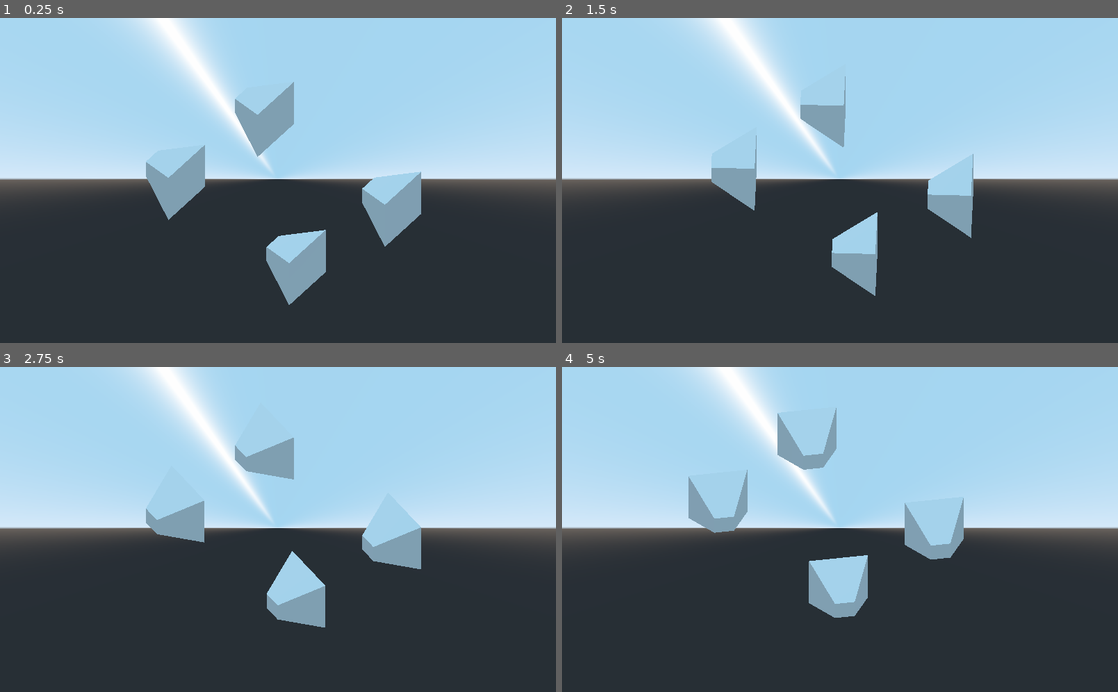
Above: before the commit, frames 1-4 (two rows, left to right).
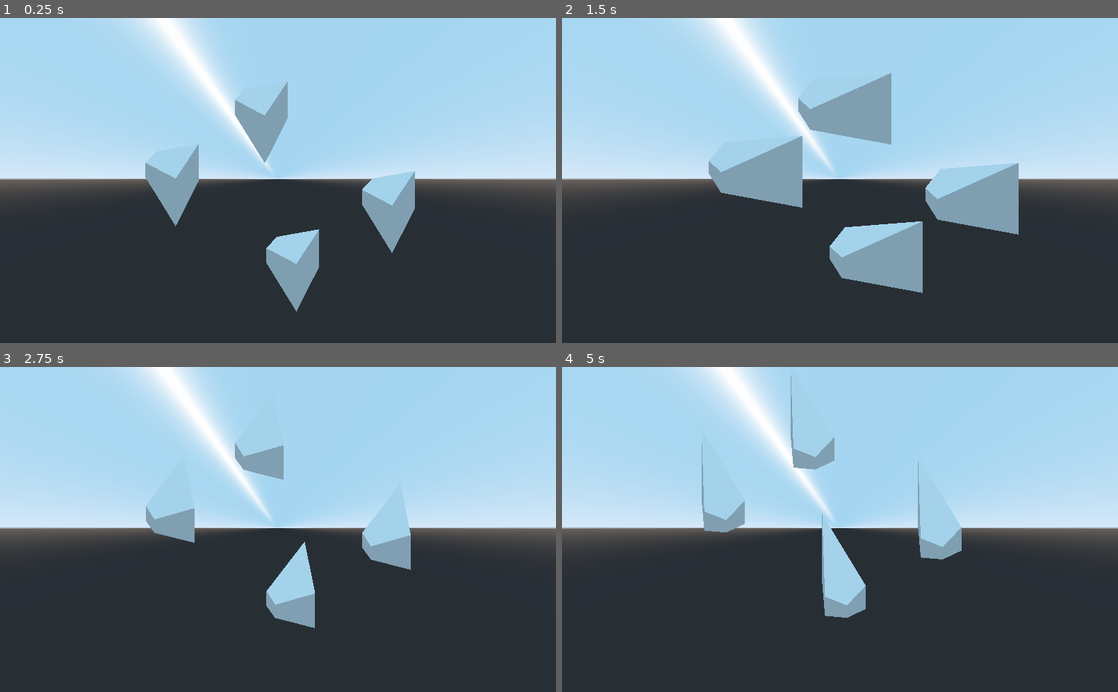
Above: after the commit, the same moments.

Repository: EamonnMR/galactic-night
Game: Godot game, scene res://main.tscn
Same seed, same stepped clock (60 frames per second), same inputs: the game is played once before the commit and once after it.
Inputs:
- Up to frame 1 (0.25 s): no input
- Up to frame 2 (1.5 s): no input
- Up to frame 3 (2.75 s): no input
- Up to frame 4 (5 s): no input

The runs differ from the first frame. In frame 1, 1.5% of the frame differs, in the area x 26-76%, y 19-91%; in frame 2, 7.4%, in the area x 26-83%, y 16-86%; in frame 3, 1.4%; in frame 4, 2.6%.

Commit message:
Further futzing

Diff:
--- a/MeshInstance.gd
+++ b/MeshInstance.gd
@@ -5,5 +5,14 @@
 
 func _process(delta):
 	rotate_y(delta * 0.5)
-	var local_cam_pos = to_local(global_transform.origin + camera_angle * camera_distance)
-	get_surface_material(0).set_shader_param("camera_position", local_cam_pos)
+	#var local_cam_pos = to_local(global_transform.origin + camera_angle * camera_distance)
+	#get_surface_material(0).set_shader_param("camera_position", local_cam_pos)
+	#var xform: Transform
+	#xform.origin = local_cam_pos
+	#xform = xform.looking_at(Vector3(0,0,0), Vector3(0,1,0))
+	#print(xform) # TODO: Why is this a no-op?
+	#get_surface_material(0).set_shader_param("camera_transform", local_cam_pos)
+	var xform = Transform(global_transform.basis)
+	# global_transform.basis = xform.basis
+	print(xform)
+	get_surface_material(0).set_shader_param("xform", xform)
--- a/main.tscn
+++ b/main.tscn
@@ -9,6 +9,8 @@
 [sub_resource type="ShaderMaterial" id=3]
 shader = ExtResource( 1 )
 shader_param/camera_position = null
+shader_param/camera_transform = null
+shader_param/xform = null
 
 [node name="Spatial" type="Spatial"]
 
--- a/perspective.gdshader
+++ b/perspective.gdshader
@@ -1,7 +1,9 @@
 shader_type spatial;
-// render_mode unshaded;
+//render_mode unshaded;
 const float S = 0.9;
 uniform vec3 camera_position;
+uniform mat4 camera_transform;
+uniform mat4 xform;
 
 void vertex() {
 	//https://discord.com/channels/212250894228652034/408555922349359105/988915027035693186
@@ -10,7 +12,8 @@
 		vec4(0,S,0,0),
 		vec4(0,0,1,-1),
 		vec4(0,0,0,1)
-	);
-	vec4 tmpvertex = (my_special_projection * vec4(VERTEX, 1));
+	);  // TODO: This is a no op though
+	//vec4 tmpvertex = (my_special_projection * vec4(VERTEX, 1));
+	vec4 tmpvertex = (my_special_projection * xform * vec4(VERTEX, 1));
 	VERTEX = tmpvertex.xyz / tmpvertex.w;
 }
